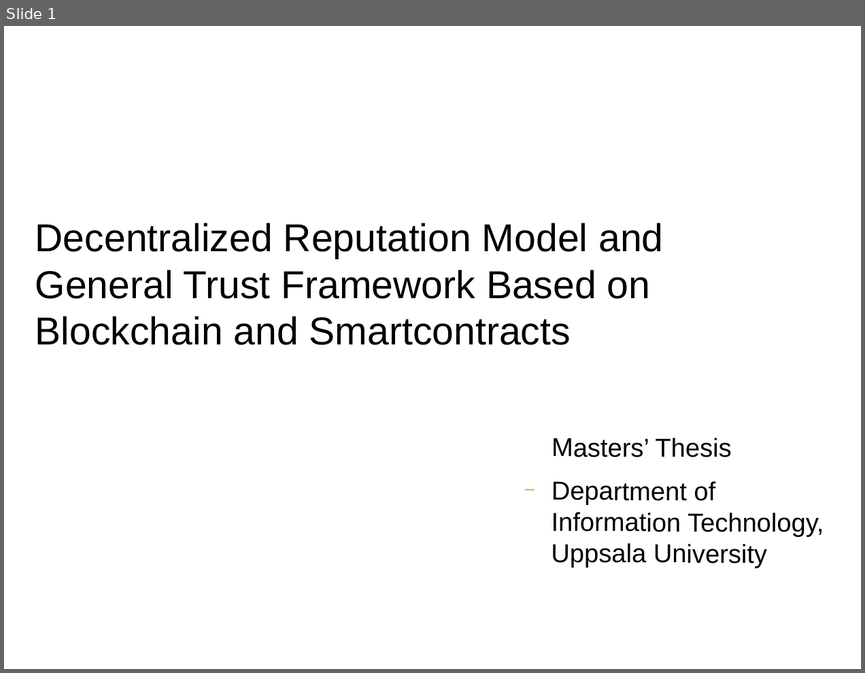
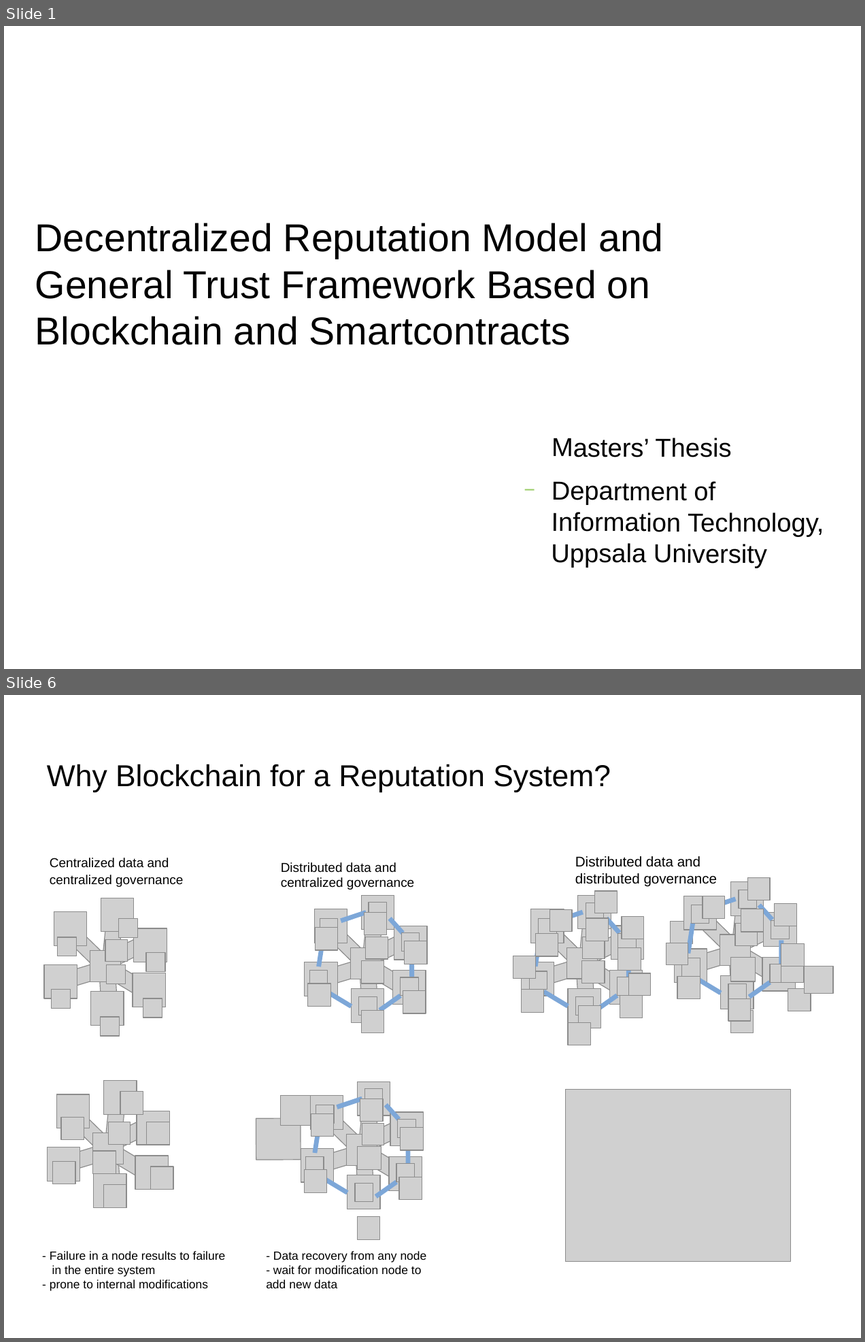
Before and after one commit to s2-t2/blockchain_reputation_system, a slide deck: documents/Presentation/Presentation.odp. Shown one above the other, each under a label of ours: slide 1 before the commit, slides 1 and 6 after it; the slides between them are not shown. The pictures are 865x673 and 865x1342 pixels, drawn with LibreOffice and Linux fonts; fonts in the diff are those of the drawing; grey boxes stand for pictures; background and template pictures are left out. Boxes give left, top, right and bottom in pixels: in the first picture for what was removed or moved away, otherwise in the second. Text is boxed around its words. In the diff, an @@ line names an element or a change of style, - is before the commit and + after.

```diff
--- a/documents/Presentation/Presentation.odp
+++ b/documents/Presentation/Presentation.odp
@@ slide 6 added at (4,695,861,1338), background picture (left out) @@
@@ title added at (47,764,611,793), 28 pt, text #000000 @@
+Why Blockchain for a Reputation System?
@@ text added at (50,858,183,887), 12 pt, text #000000 @@
+Centralized data and centralized governance
@@ text added at (575,856,717,887), 13 pt, text #000000 @@
+Distributed data and distributed governance
@@ text added at (281,862,414,889), 12 pt, text #000000 @@
+Distributed data and centralized governance
@@ group added at (305,896,427,1032): 27 pictures, 6 lines @@
@@ group added at (44,898,167,1036): 21 pictures @@
@@ group added at (666,878,833,1033): 34 pictures, 6 lines @@
@@ group added at (513,891,651,1045): 33 pictures, 6 lines @@
@@ group added at (47,1081,173,1208): 21 pictures @@
@@ group added at (256,1081,423,1209): 28 pictures, 6 lines @@
@@ picture added at (566,1089,791,1261) @@
@@ picture added at (357,1217,379,1239) @@
@@ text added at (50,1251,226,1291), 11 pt, text #000000 @@
+- Failure in a node results to failure in the entire system
+- prone to internal modifications
@@ text added at (266,1251,427,1288), 11 pt, text #000000 @@
+- Data recovery from any node
+- wait for modification node to add new data
```
Also in this commit, not shown: 12 slides changed, 6 other slides added, 8 slides removed, 4 other files.
